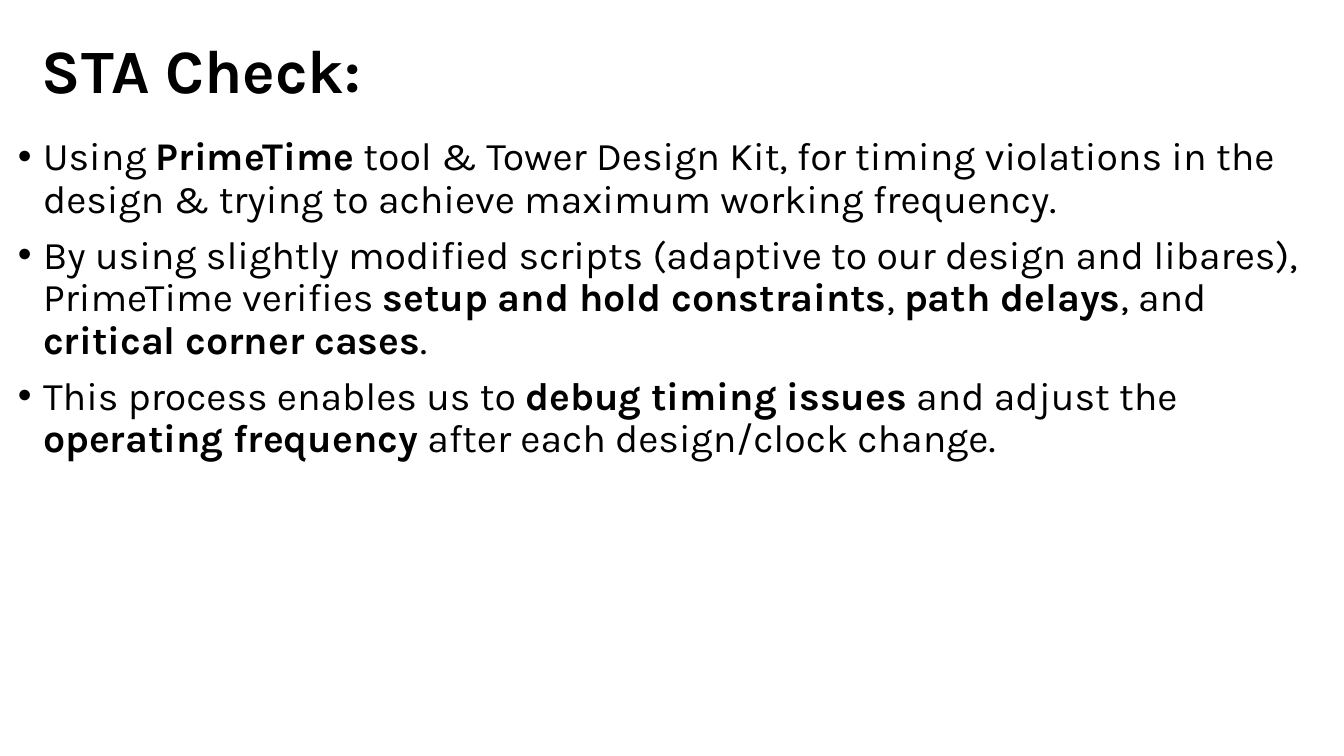
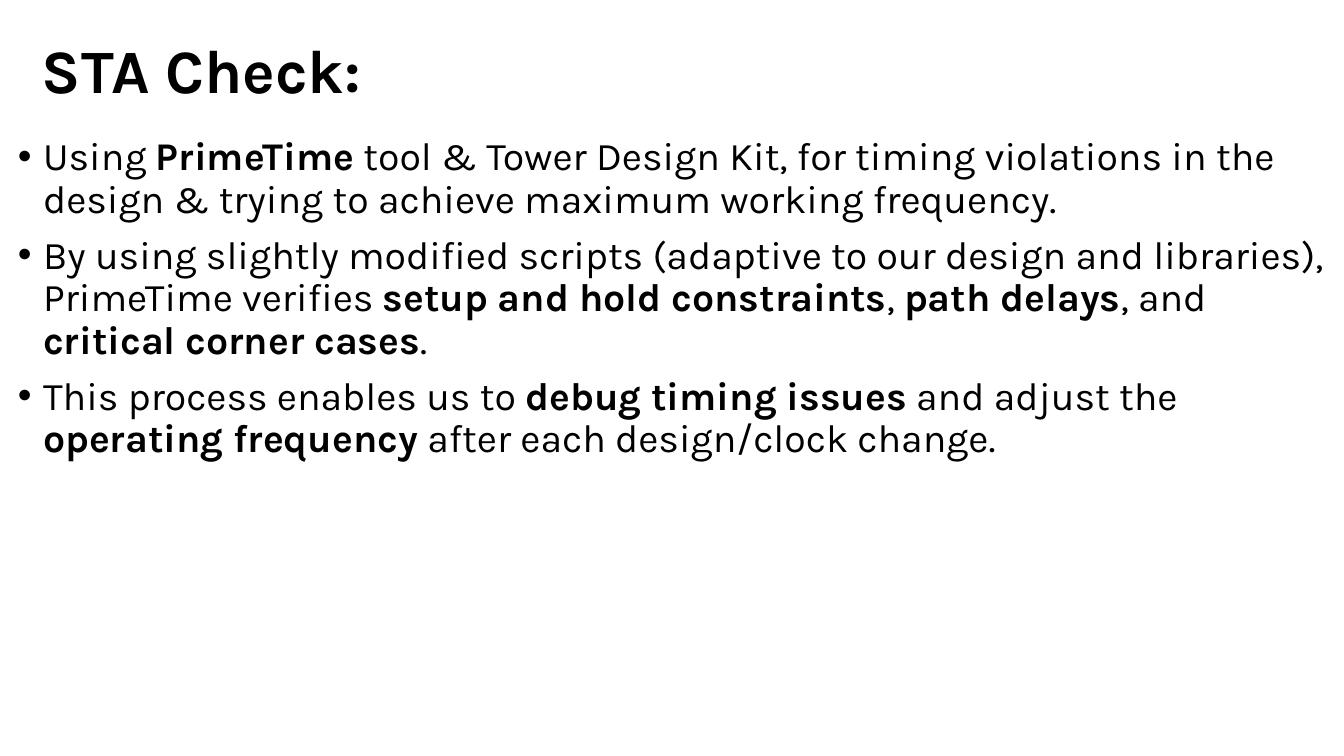
Before and after one commit to muhammad0bi/044169_project_B, a slide deck: slide 20 of Presintaions and Reports/Final presntaion VLSI.pptx (slide 15 before the commit). Drawn at 1344x756 pixels with LibreOffice and Linux fonts; fonts in the diff are those of the drawing. Boxes give left, top, right and bottom in pixels: in the first picture for what was removed or moved away, otherwise in the second. Text is boxed around its words. In the diff, an @@ line names an element or a change of style, - is before the commit and + after.

```diff
--- a/Presintaions and Reports/Final presntaion VLSI.pptx
+++ b/Presintaions and Reports/Final presntaion VLSI.pptx
@@ text at bbox=[43, 240, 1323, 355]: text changed @@
-• By using slightly modified scripts (adaptive to our design and libares), PrimeTime verifies setup and hold constraints, path delays, and critical corner cases.
+• By using slightly modified scripts (adaptive to our design and libraries), PrimeTime verifies setup and hold constraints, path delays, and critical corner cases.
```
Also in this commit, not shown: 4 other slides changed, 5 slides added, 1 other file.
